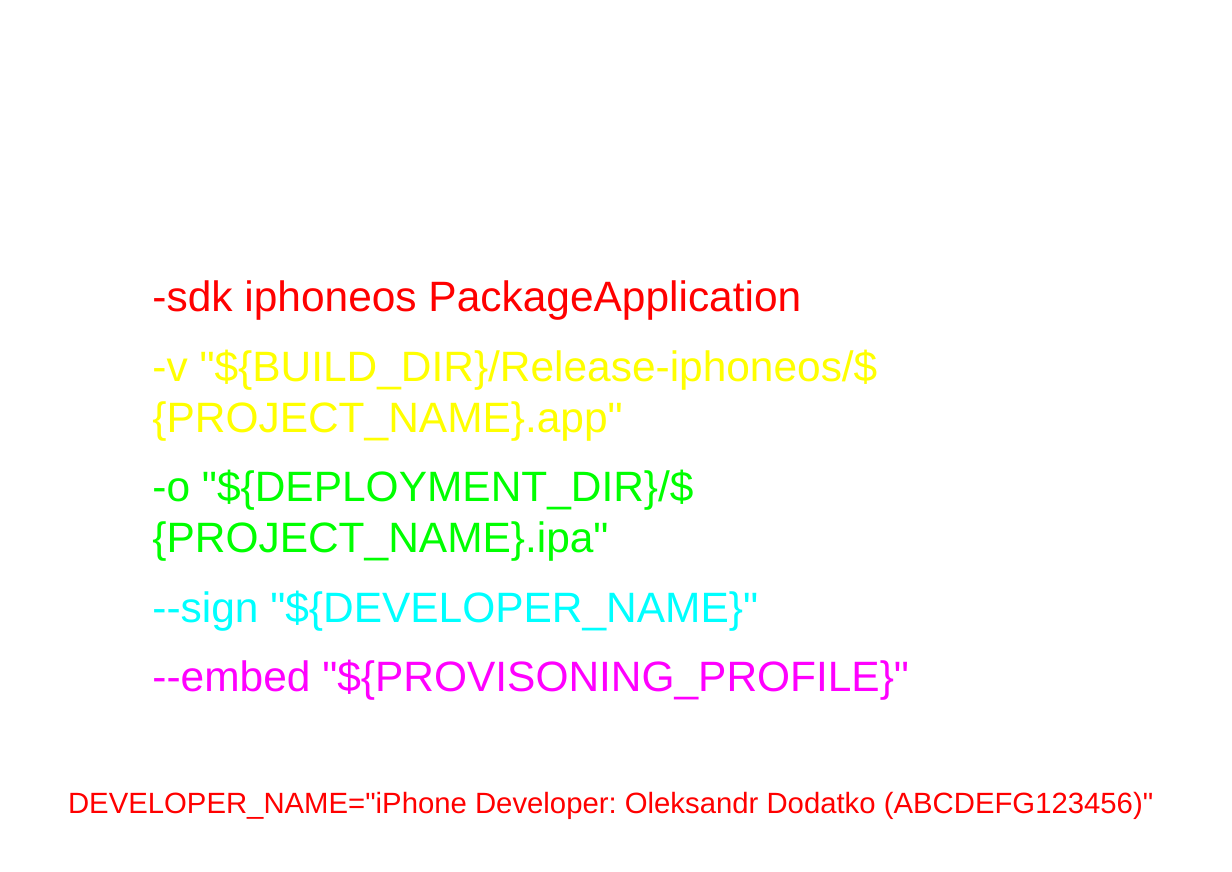
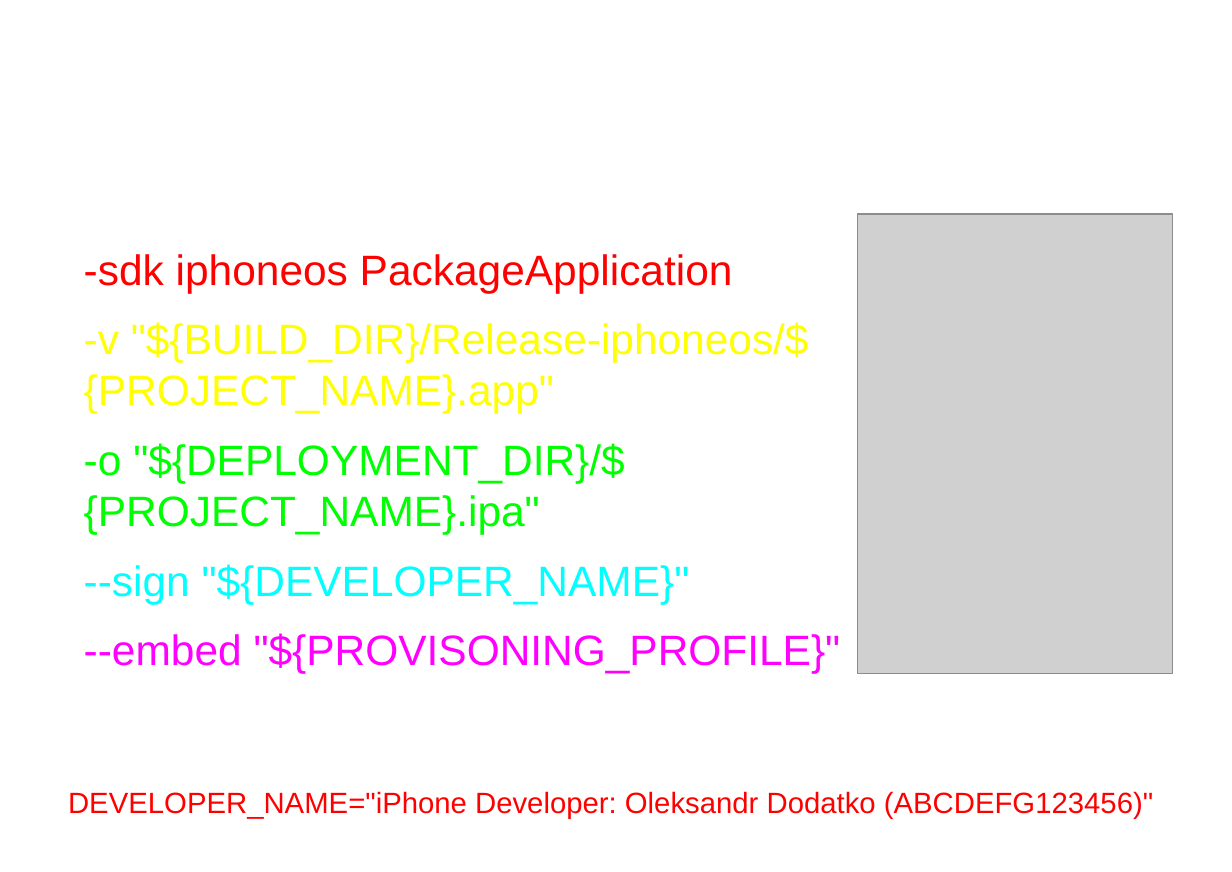
Before and after one commit to dodikk/iOS-articles, a slide deck: slide 18 of 3-iContiniousIntegration/ciPresentation.odp (slide 16 before the commit). Drawn at 1232x872 pixels with LibreOffice and Linux fonts; fonts in the diff are those of the drawing; grey boxes stand for pictures; background and template pictures are left out. Boxes give left, top, right and bottom in pixels: in the first picture for what was removed or moved away, otherwise in the second. Text is boxed around its words. In the diff, an @@ line names an element or a change of style, - is before the commit and + after.

```diff
--- a/3-iContiniousIntegration/ciPresentation.odp
+++ b/3-iContiniousIntegration/ciPresentation.odp
@@ text "/usr/bin/xcrun": place and size @@
-text "/usr/bin/xcrun" at <box>152,280,909,700</box>
+text "/usr/bin/xcrun" at <box>84,254,841,673</box>
@@ picture added at <box>858,214,1173,673</box> @@
```
Also in this commit, not shown: 5 other slides changed, 4 slides added, 2 slides removed, 2 other files.
